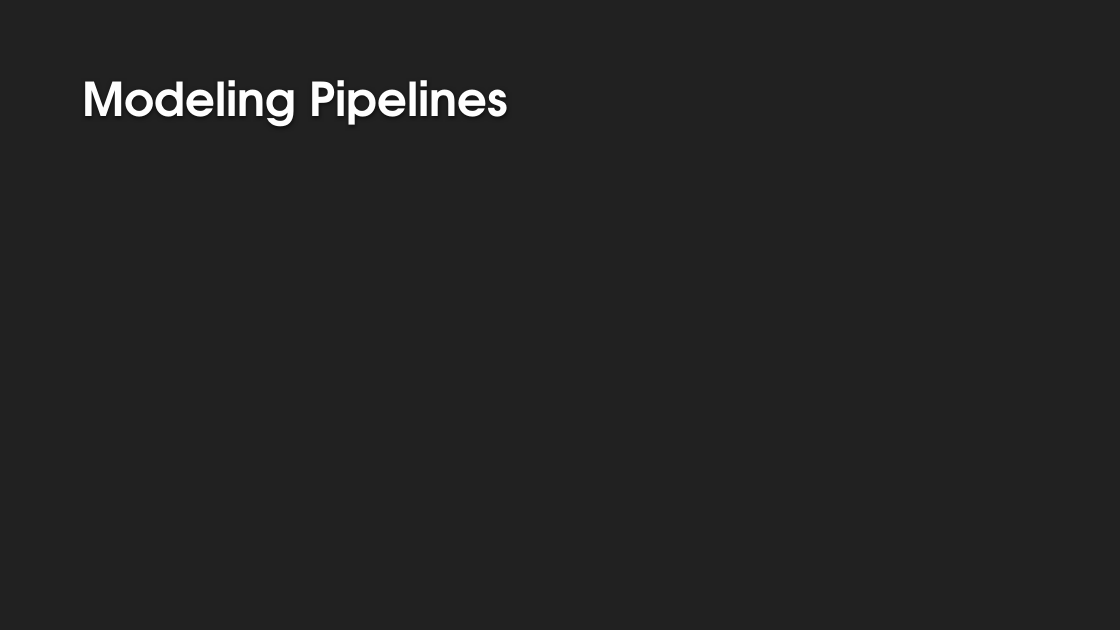
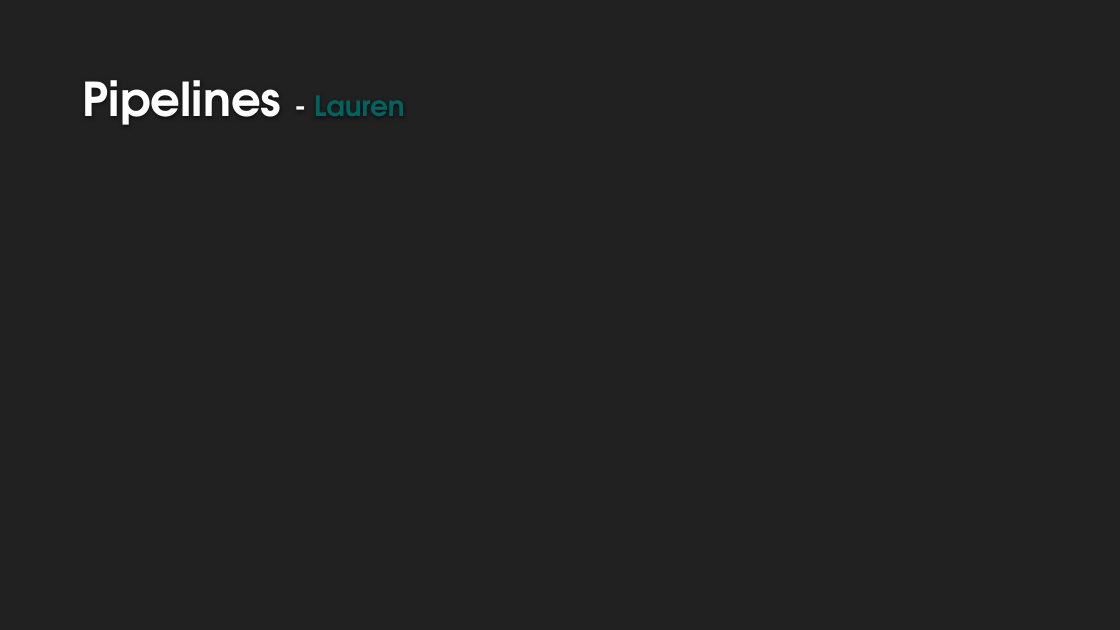
Before and after one commit to LaurenMadar/AML-finalgroup2, a slide deck: slide 7 of other/Group2_Phase1.pptx (slide 6 before the commit). Drawn at 1120x630 pixels with LibreOffice and Linux fonts; fonts in the diff are those of the drawing; background and template pictures are left out. Boxes give left, top, right and bottom in pixels: in the first picture for what was removed or moved away, otherwise in the second. Text is boxed around its words. In the diff, an @@ line names an element or a change of style, - is before the commit and + after.

```diff
--- a/other/Group2_Phase1.pptx
+++ b/other/Group2_Phase1.pptx
@@ title at box(83, 80, 405, 125): text changed @@
-Modeling Pipelines
+Pipelines - Lauren
```
Also in this commit, not shown: 5 other slides changed, 3 slides added, 1 slide removed.
